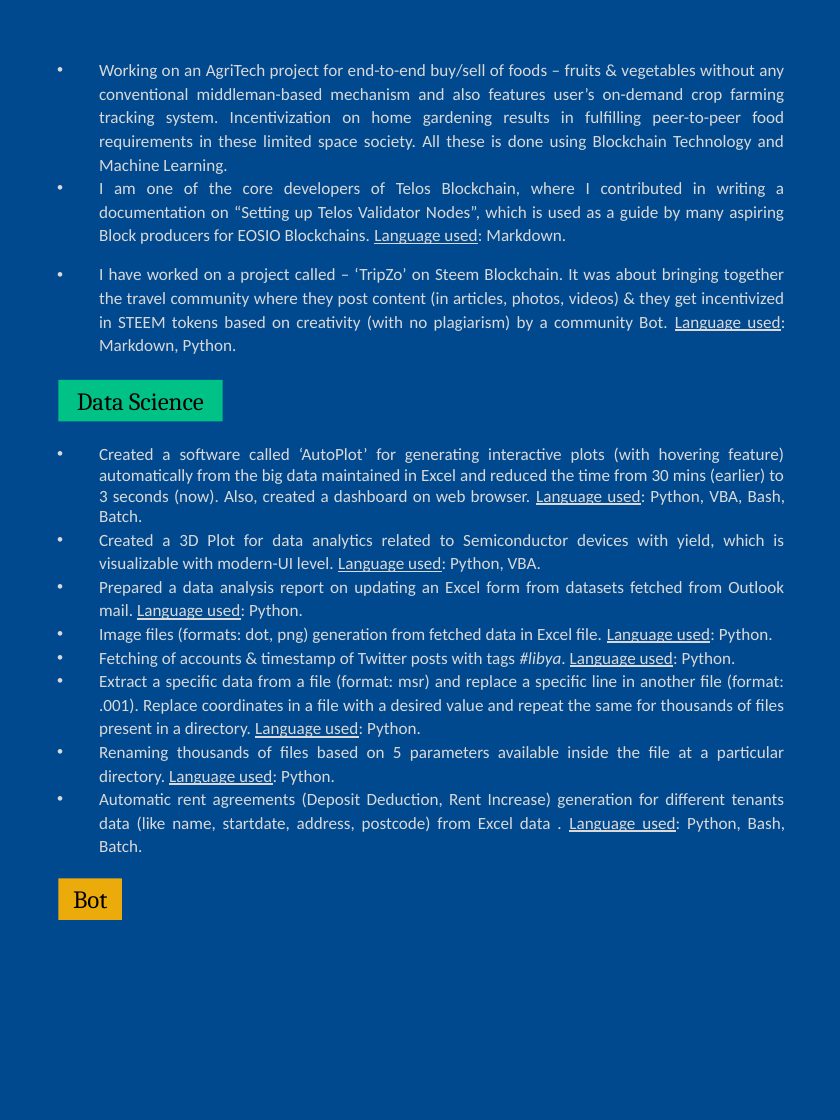
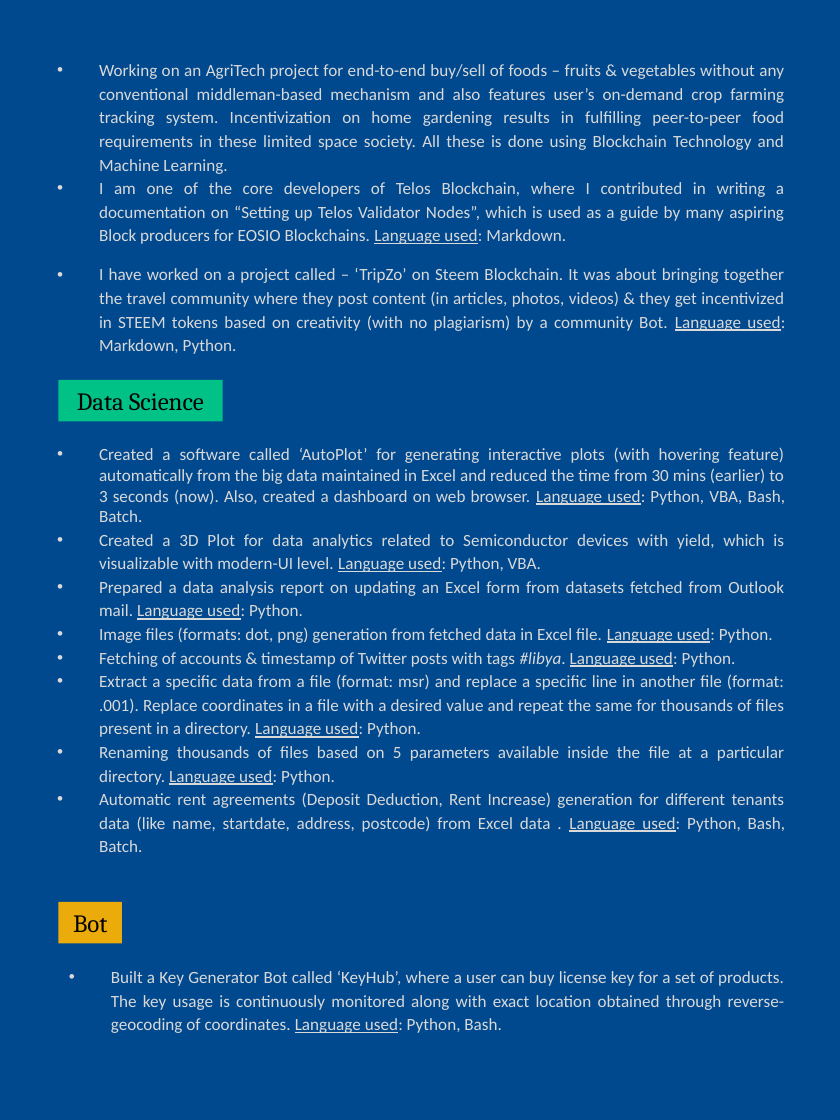
Before and after one commit to abhi3700/my_resume, a slide deck: slide 3 of my_resume.pptx. Drawn at 840x1120 pixels with LibreOffice and Linux fonts; fonts in the diff are those of the drawing. Boxes give left, top, right and bottom in pixels: in the first picture for what was removed or moved away, otherwise in the second. Text is boxed around its words. In the diff, an @@ line names an element or a change of style, - is before the commit and + after.

```diff
--- a/my_resume.pptx
+++ b/my_resume.pptx
@@ rectangle "Bot": place and size @@
-rectangle "Bot" at <box>58,878,122,920</box>
+rectangle "Bot" at <box>58,902,122,943</box>
@@ text added at <box>111,971,785,1033</box>, 11 pt, text #D9D9D9 @@
+• Built a Key Generator Bot called ‘KeyHub’, where a user can buy license key for a set of products. The key usage is continuously monitored along with exact location obtained through reverse-geocoding of coordinates. Language used: Python, Bash.
```
Also in this commit, not shown: 1 other slide changed, 1 slide added, 2 other files.
